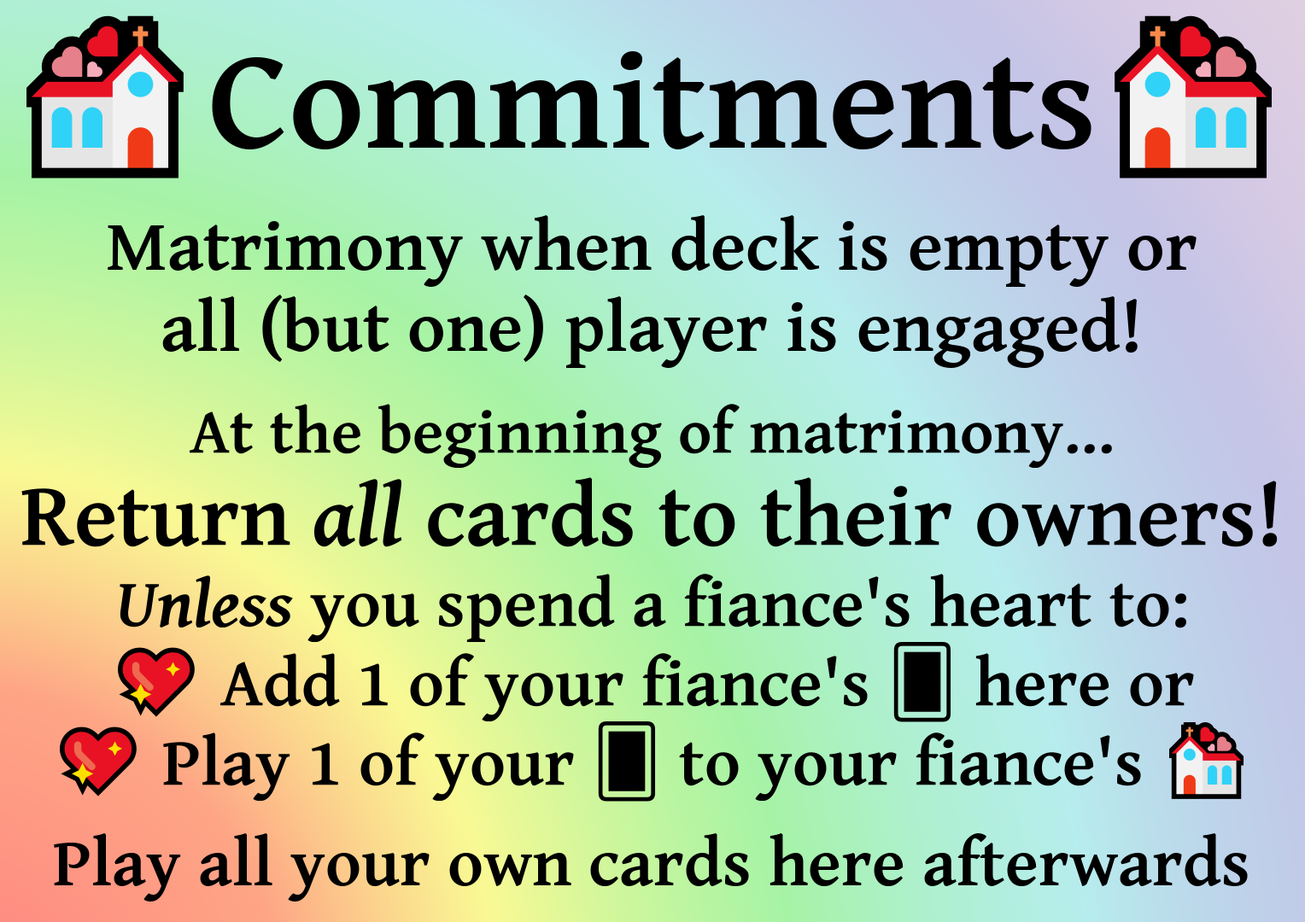
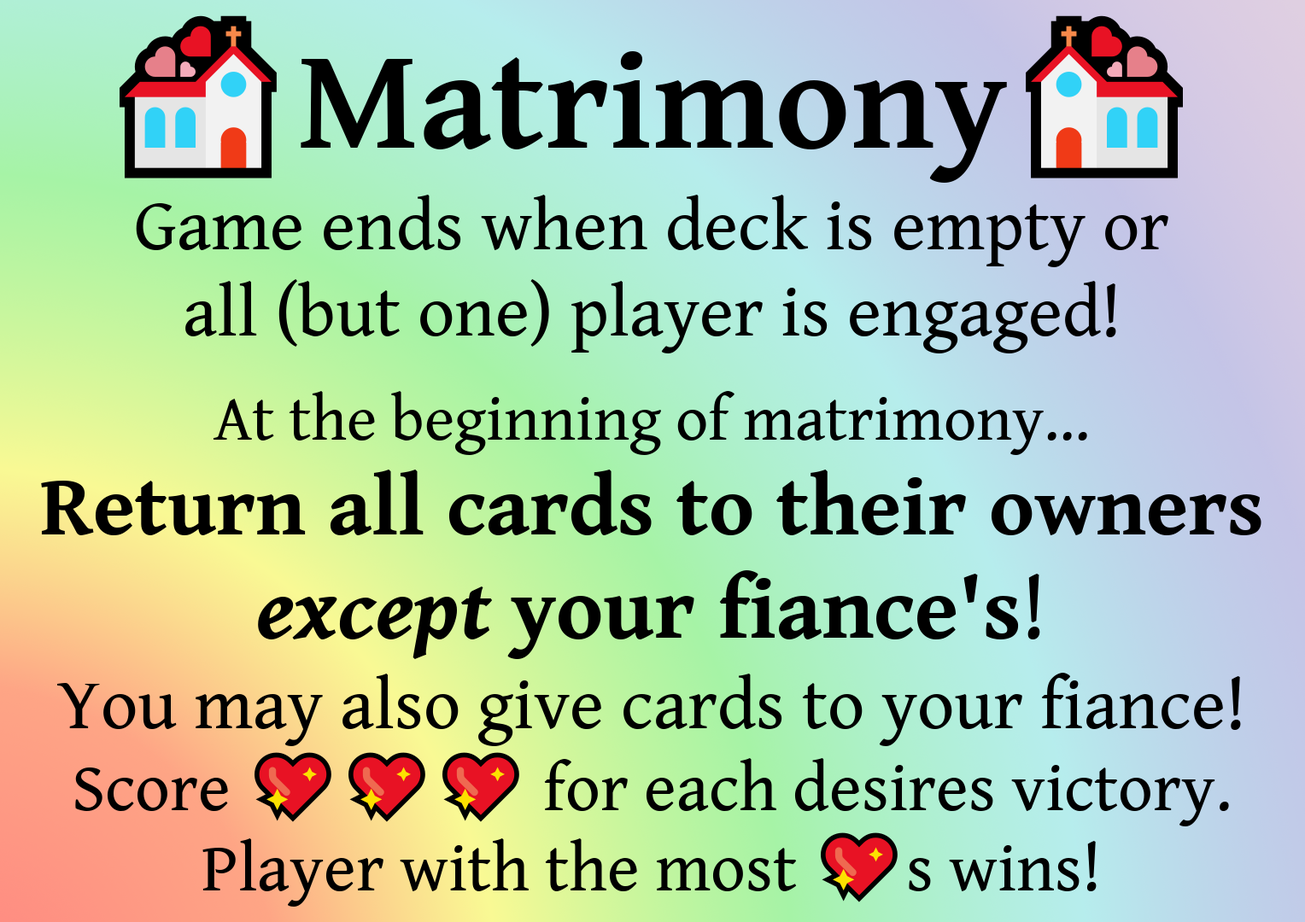
Comparing the layer stacks of the two 1305 x 922 images. Changes:
renamed "💒Commitments💒" to "💒Matrimony💒", painted on it over (26, 15, 1272, 183)
renamed "Matrimony when deck is empty o..." to "Game ends when deck is empty o...", painted on it over (21, 194, 1278, 907)
